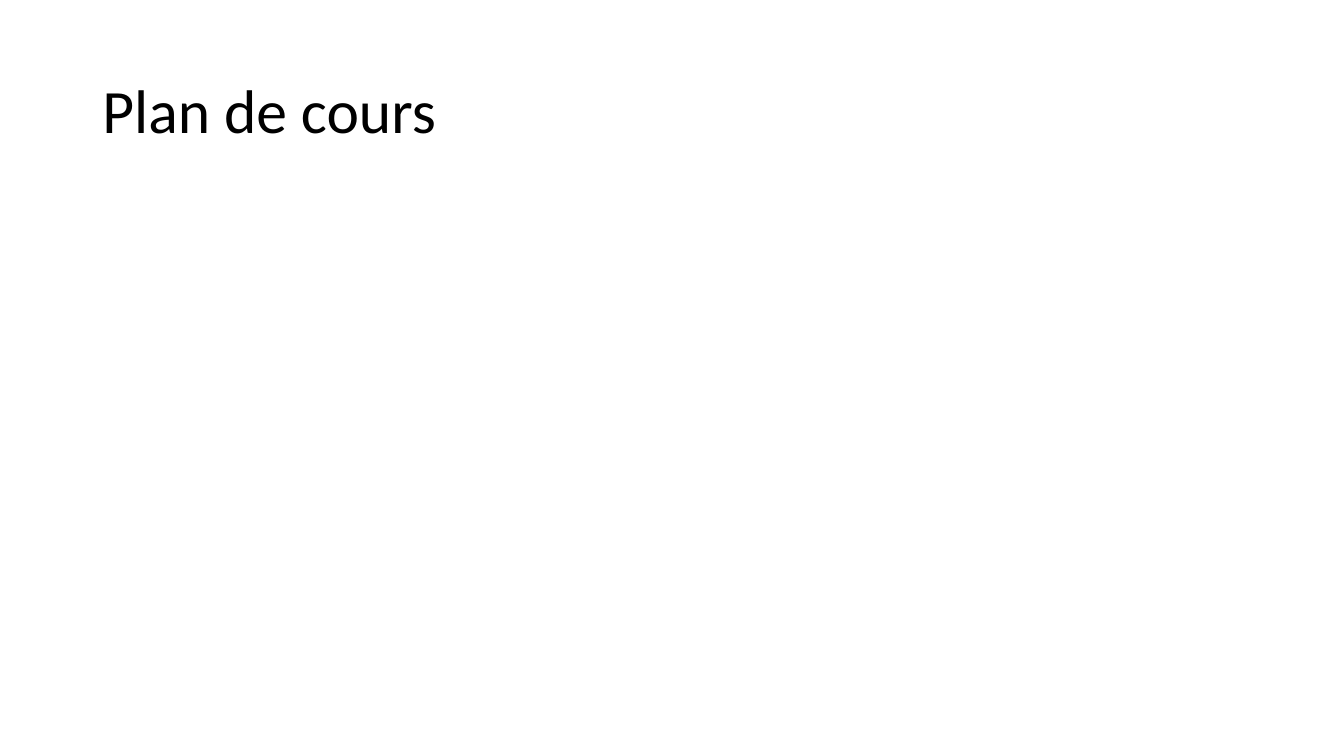
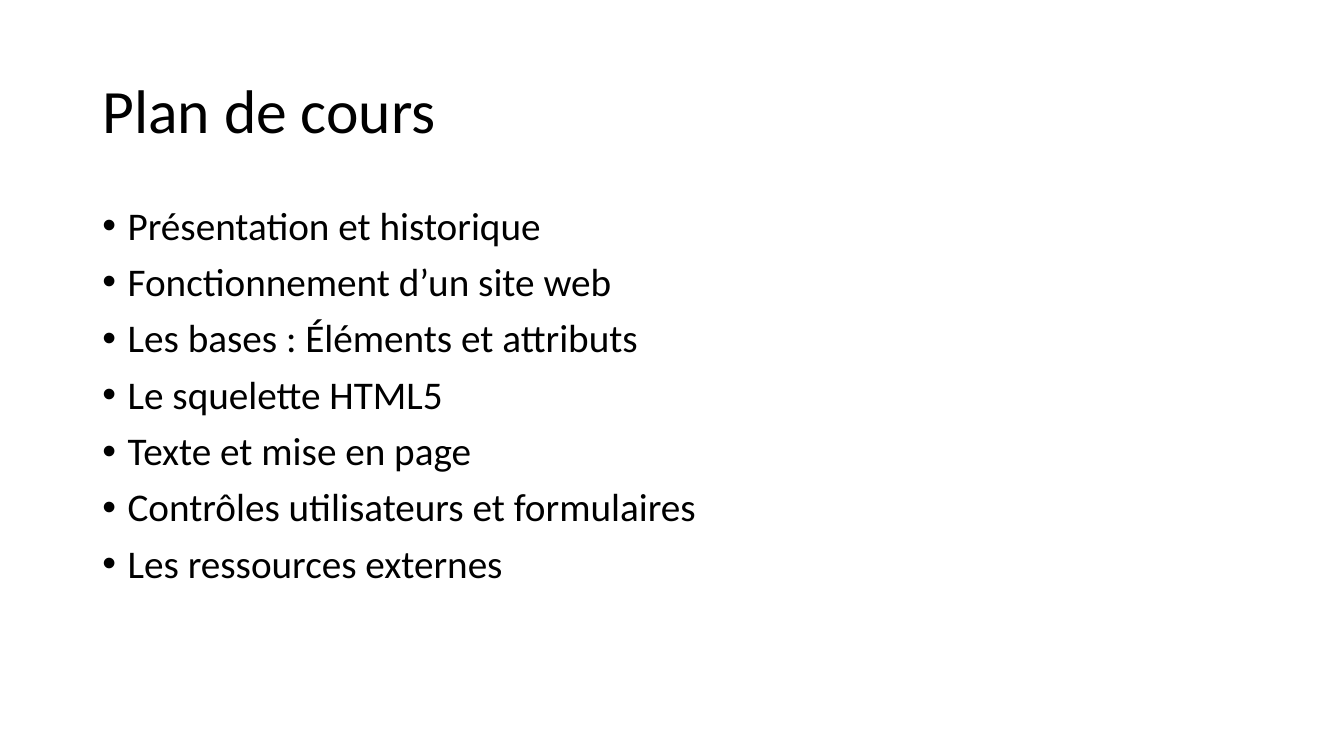
Before and after one commit to fragmatyc/SAAQ, a slide deck: slide 4 of HTML/1. Présentation/Cours HTML - v1.0.pptx (slide 2 before the commit). Drawn at 1344x756 pixels with LibreOffice and Linux fonts; fonts in the diff are those of the drawing. Boxes give left, top, right and bottom in pixels: in the first picture for what was removed or moved away, otherwise in the second. Text is boxed around its words. In the diff, an @@ line names an element or a change of style, - is before the commit and + after.

```diff
--- a/HTML/1. Présentation/Cours HTML - v1.0.pptx
+++ b/HTML/1. Présentation/Cours HTML - v1.0.pptx
@@ text added at <box>128,212,696,579</box>, 28 pt, text #000000 @@
+• Présentation et historique
+• Fonctionnement d’un site web
+• Les bases : Éléments et attributs
+• Le squelette HTML5
+• Texte et mise en page
+• Contrôles utilisateurs et formulaires
+• Les ressources externes
```
Also in this commit, not shown: 4 slides added, 5 other files.
